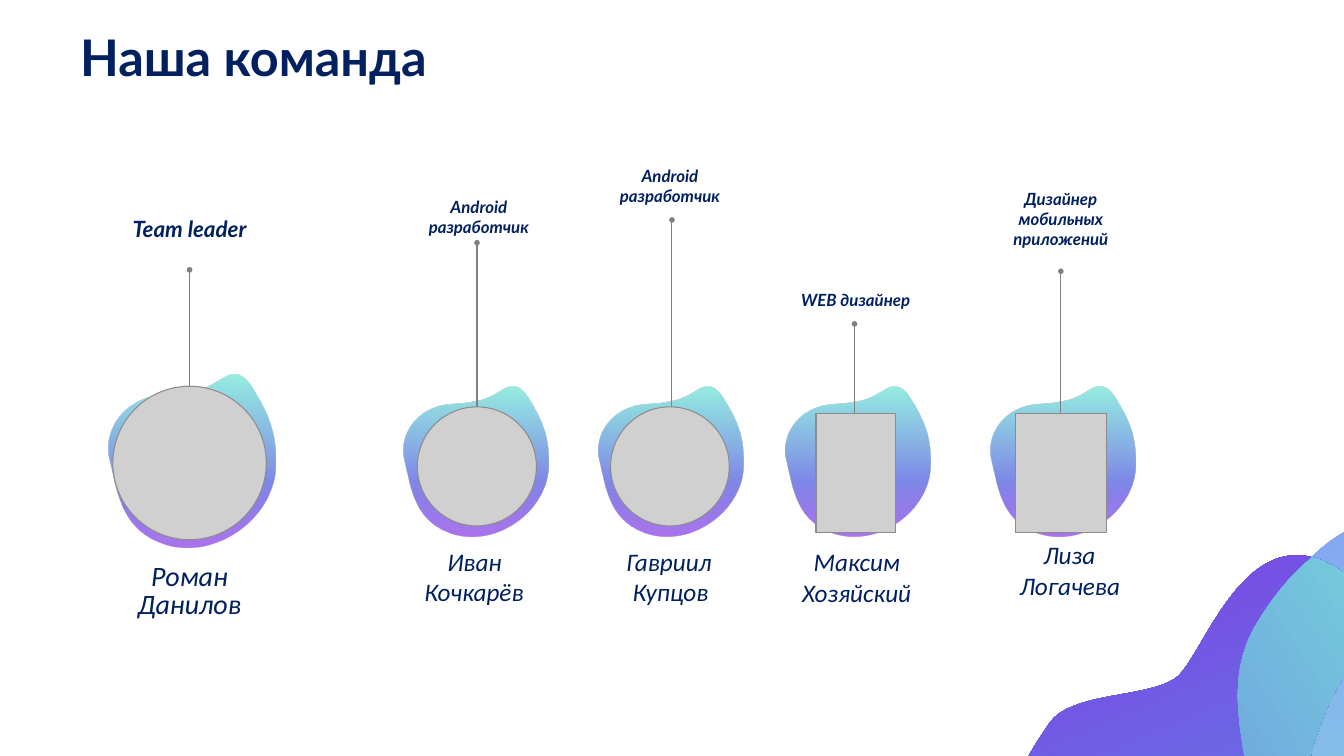
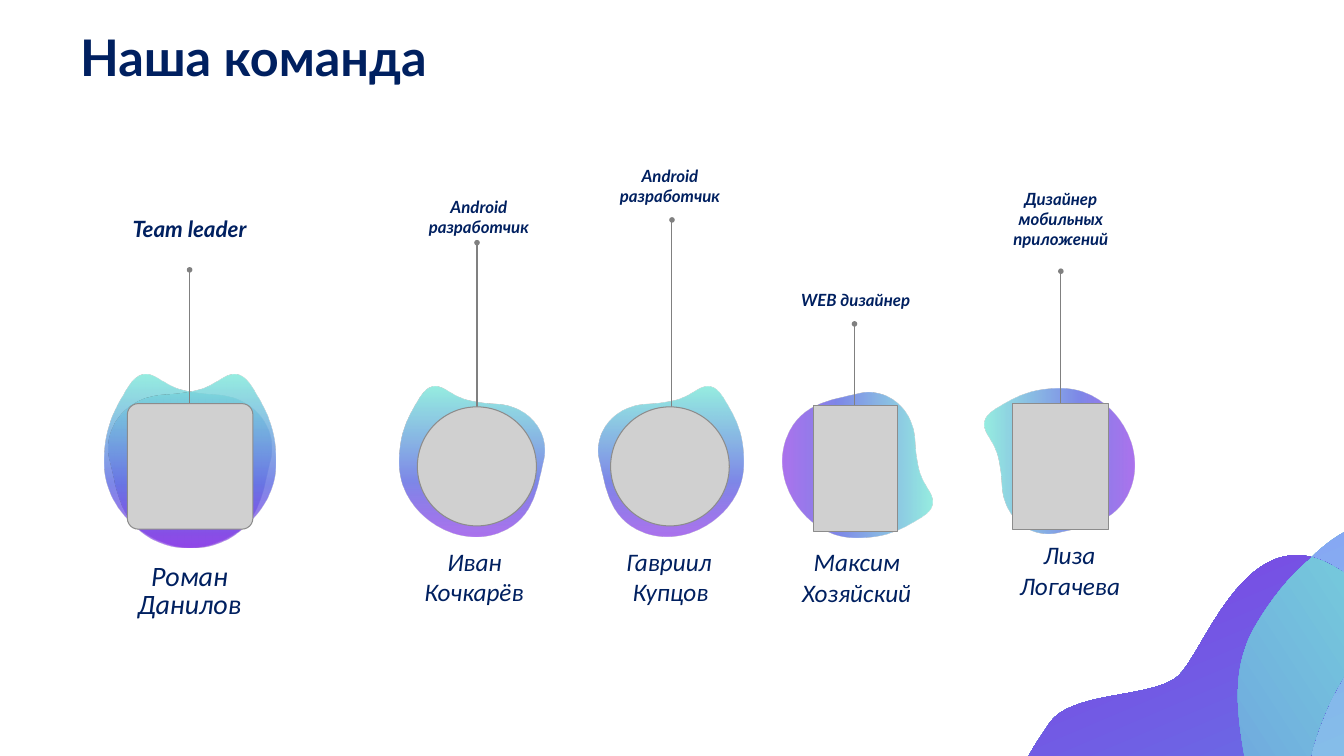
Before and after one commit to romka-best/NeoBrain_App, a slide deck: slide 4 of NeoBrain.pptx. Drawn at 1344x756 pixels with LibreOffice and Linux fonts; fonts in the diff are those of the drawing; grey boxes stand for pictures. Boxes give left, top, right and bottom in pixels: in the first picture for what was removed or moved away, otherwise in the second. Text is boxed around its words. In the diff, an @@ line names an element or a change of style, - is before the commit and + after.

```diff
--- a/NeoBrain.pptx
+++ b/NeoBrain.pptx
@@ freeform shape added at <box>103,367,277,559</box>, fill gradient #7CEFD8 to #6672E4 to #882BE5 @@
@@ freeform shape at <box>398,380,549,546</box>: outline redrawn @@
@@ freeform shape at <box>773,388,939,539</box>: rotation 0 to 90 degrees; outline redrawn @@
@@ freeform shape at <box>978,388,1144,539</box>: rotation 0 to 270 degrees; outline redrawn @@
@@ picture: place and size @@
-picture at <box>113,386,266,539</box>
+picture at <box>127,403,253,529</box>
@@ picture: place and size @@
-picture at <box>817,413,896,532</box>
+picture at <box>814,406,897,532</box>
@@ picture: place and size @@
-picture at <box>1015,413,1106,532</box>
+picture at <box>1013,403,1109,529</box>
```
Also in this commit, not shown: 5 other slides changed, 24 other files.
